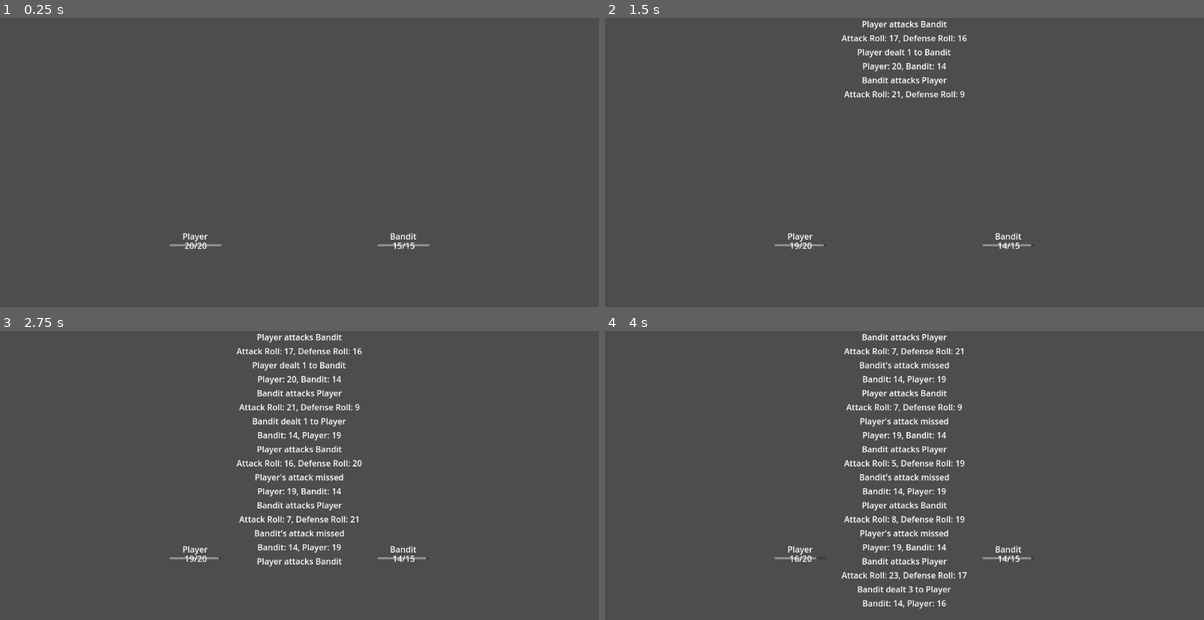
Above: before the commit, frames 1-4 (two rows, left to right).
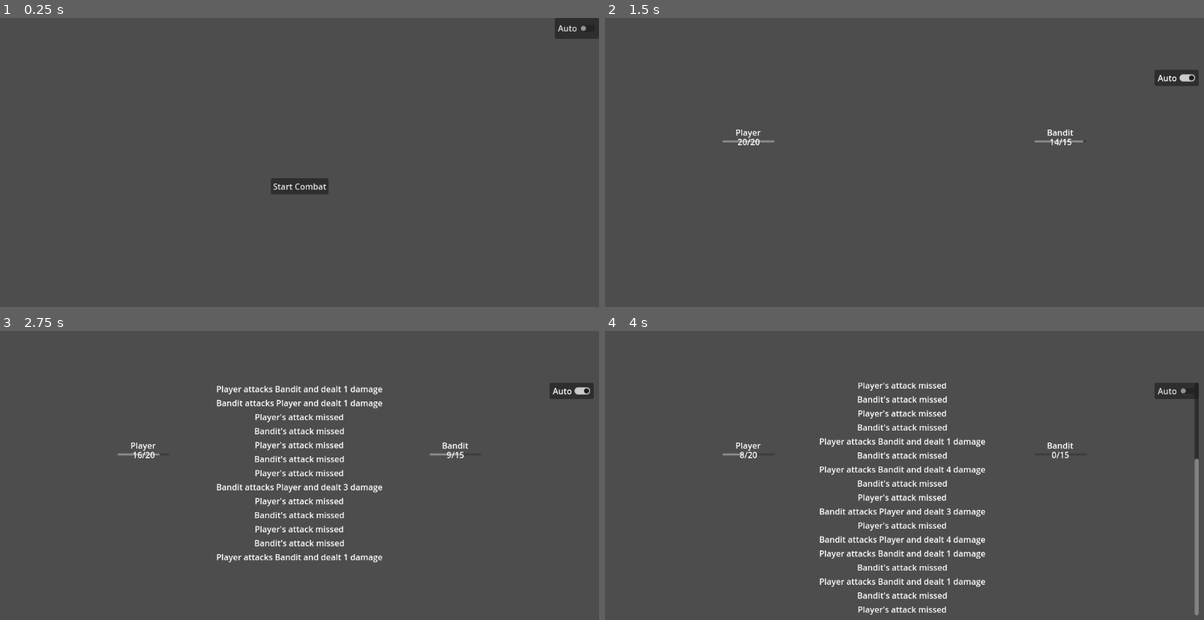
Above: after the commit, the same moments.

Repository: mabanana/sloth
Game: Godot game, scene res://main.tscn
Same seed, same stepped clock (60 frames per second), same inputs: the game is played once before the commit and once after it.
Inputs (mouse positions are in pixels of both pictures, inside the frame that each line leads up to):
- Up to frame 1 (0.25 s): no input
- Up to frame 2 (1.5 s): click (1180, 29) at 0.5 s, where only the run after the commit has a clickable "Auto"; click (904, 185) at 1.25 s, where only the run after the commit has a clickable "Start Combat"
- Up to frame 3 (2.75 s): tap Enter at 2 s; move the mouse to (431, 481) at 2.02 s; hold D from 2.03 s (still down); tap Shift at 2.1 s; click (431, 481) at 2.17 s; tap Space at 2.27 s
- Up to frame 4 (4 s): move the mouse to (784, 515) at 2.77 s; release D at 2.78 s; hold S 2.78-3.53 s; tap Ctrl at 2.85 s; click (784, 515) at 2.92 s; tap Space at 3.02 s; move the mouse to (964, 426) at 3.52 s; hold D from 3.53 s (still down); tap E at 3.6 s; click (964, 426) at 3.67 s

The runs differ from the first frame. In frame 1, 1.3% of the frame differs, in the area x 28-100%, y 0-81%; in frame 2, 2.1%; in frame 3, 6.5%; in frame 4, 9.0%, in the area x 19-100%, y 1-99%.

Commit message:
Add main screen and auto battle

Diff:
--- a/Combat/combat_scene.gd
+++ b/Combat/combat_scene.gd
@@ -10,35 +10,45 @@
 var player_turn
 var combat_ended
 var outcome
+var auto_progress
 
-const scroll_speed = 0.08
+@onready var auto_toggle: CheckButton = %CheckButton
+@onready var combat_log_container: VBoxContainer = %VBoxContainer
+
+const scroll_speed = 0.1
 
 enum Outcome {
 	win,
-	lose,
-	tie,
-	run,
-	none,
+	loss,
+	unresolved,
 }
 
 # Called when the node enters the scene tree for the first time.
 func _ready():
 	player_turn = true
 	combat_ended = false
-	outcome = Outcome.none
+	auto_progress = false
+	outcome = Outcome.unresolved
 	main = get_parent()
 	init_test()
 	start_combat_log_timer(scroll_speed)
-
+	auto_toggle.toggled.connect(func(toggled_on):
+		auto_progress = toggled_on
+		auto_toggle.release_focus()
+	)
+	timer.timeout.connect(func():
+		if auto_progress:
+			progress_turn()
+	)
 
 func init_test():
 	add_character(CombatCharacter.new("Player", load("res://Combat/char_resources/player.tres")))
 	add_character(CombatCharacter.new("Bandit", load("res://Combat/char_resources/generic_human.tres")))
-	character_sprites[2].position = Vector2(200,100)
-	character_sprites[1].position = Vector2(-200,100)
+	character_sprites[2].position = Vector2(300, -100)
+	character_sprites[1].position = Vector2(-300, -100)
 	characters[2].enemy = true
 
-func _input(event):
+func _unhandled_input(event):
 	var result: Dictionary = main.input_handler.handle_input(event)
 	if result and result.context == InputHandler.Context.key_pressed or result.context == InputHandler.Context.mouse_pressed:
 		match result["action"]:
@@ -53,7 +63,6 @@
 		combat_log("%s is dead and cannot attack" % [dealer.name])
 		return
 
-	combat_log("%s attacks %s" % [dealer.name, target.name])
 	var attack_roll = dealer.attack_roll()
 	var damage_roll = dealer.damage_roll()
 
@@ -62,16 +71,15 @@
 		combat_log("%s dealt %s to %s" % [dealer.name, damage_roll, target.name])
 	else:
 		var defense_roll = target.defense_roll()
-		combat_log("Attack Roll: %s, Defense Roll: %s" % [attack_roll, defense_roll])
+
 		if attack_roll > defense_roll:
 			target.take_damage(damage_roll)
-			combat_log("%s dealt %s to %s" % [dealer.name, damage_roll, target.name])
+			combat_log("%s attacks %s and dealt %s damage" % [dealer.name, target.name, damage_roll])
 		else:
 			combat_log("%s's attack missed" % [dealer.name])
 		if target.hp <= 0:
 			combat_log("%s has died" % [target.name])
 			target.alive = false
-	combat_log("%s: %s, %s: %s" % [dealer.name, dealer.hp, target.name, target.hp])
 	dealer_sprite.update()
 	target_sprite.update()
 
@@ -91,9 +99,11 @@
 		var label = Label.new()
 		label.text = text
 		label.horizontal_alignment = HORIZONTAL_ALIGNMENT_CENTER
-		%VBoxContainer.add_child(label)
-		if %VBoxContainer.get_child_count() > 20:
-			%VBoxContainer.get_child(0).queue_free()
+		combat_log_container.add_child(label)
+		await get_tree().process_frame
+		combat_log_container.get_parent().ensure_control_visible(label)
+		if combat_log_container.get_child_count() > 30:
+			combat_log_container.get_child(0).queue_free()
 
 func add_character(character):
 	characters[id_counter] = character
@@ -121,11 +131,13 @@
 		outcome = Outcome.win
 		combat_ended = true
 	elif !player_alive and enemy_alive:
-		outcome = Outcome.lose
+		outcome = Outcome.loss
 		combat_ended = true
 
 func progress_turn():
 	if combat_ended:
+		main.main_menu.show()
+		main.conclude_combat(outcome)
 		queue_free()
 
 	var player_char_list = []
@@ -136,7 +148,7 @@
 				enemy_char_list.append(char.id)
 			else:
 				player_char_list.append(char.id)
-
+	# TODO add targeting system, currently just attacking first on list
 	if player_turn:
 		for id in player_char_list:
 			var dealer: CombatCharacter = characters[id]
@@ -149,5 +161,13 @@
 			handle_attack(dealer, target)
 	check_win()
 	if combat_ended:
-		combat_log("Combat ended in %s.\nClick to continue..." % [Outcome.keys()[outcome]])
+		match Outcome:
+			Outcome.win:
+				combat_log("You Won!")
+			Outcome.loss:
+				combat_log("You Lost.")
+			Outcome.unresolved:
+				combat_log("This isn't over.")
+		combat_log("Click to continue...")
+		auto_toggle.button_pressed = false
 	player_turn = !player_turn
--- a/Combat/scene.tscn
+++ b/Combat/scene.tscn
@@ -14,16 +14,44 @@
 anchor_bottom = 1.0
 grow_horizontal = 2
 grow_vertical = 2
+mouse_filter = 2
 
-[node name="VBoxContainer" type="VBoxContainer" parent="CanvasLayer/Control"]
+[node name="MarginContainer" type="MarginContainer" parent="CanvasLayer/Control"]
+clip_contents = true
+layout_mode = 1
+anchors_preset = 15
+anchor_right = 1.0
+anchor_bottom = 1.0
+grow_horizontal = 2
+grow_vertical = 2
+mouse_filter = 2
+theme_override_constants/margin_left = 10
+theme_override_constants/margin_top = 100
+theme_override_constants/margin_right = 10
+theme_override_constants/margin_bottom = 100
+
+[node name="ScrollContainer" type="ScrollContainer" parent="CanvasLayer/Control/MarginContainer"]
+layout_mode = 2
+mouse_filter = 2
+follow_focus = true
+horizontal_scroll_mode = 0
+
+[node name="VBoxContainer" type="VBoxContainer" parent="CanvasLayer/Control/MarginContainer/ScrollContainer"]
 unique_name_in_owner = true
-layout_mode = 1
-anchors_preset = 5
-anchor_left = 0.5
-anchor_right = 0.5
-offset_left = -20.0
-offset_right = 20.0
-offset_bottom = 40.0
-grow_horizontal = 2
+clip_contents = true
+layout_mode = 2
+size_flags_horizontal = 3
+size_flags_vertical = 3
+mouse_filter = 2
+
+[node name="PanelContainer" type="PanelContainer" parent="CanvasLayer/Control/MarginContainer"]
+layout_mode = 2
+size_flags_horizontal = 8
+size_flags_vertical = 0
+
+[node name="CheckButton" type="CheckButton" parent="CanvasLayer/Control/MarginContainer/PanelContainer"]
+unique_name_in_owner = true
+layout_mode = 2
+text = "Auto"
 
 [node name="Camera2D" type="Camera2D" parent="."]
--- a/main.gd
+++ b/main.gd
@@ -3,14 +3,31 @@
 
 var input_handler: InputHandler = InputHandler.new()
 var current_scene: Node2D
+var main_menu: Control
+var wins = 0
+var losses = 0
 
 # Called when the node enters the scene tree for the first time.
 func _ready():
-	current_scene = load("res://Combat/scene.tscn").instantiate()
-	add_child(current_scene)
-
-
+	main_menu = %Control
+	%Start_Combat.pressed.connect(start_combat)
 
 # Called every frame. 'delta' is the elapsed time since the previous frame.
 func _process(delta):
 	pass
+
+func start_combat():
+	main_menu.hide()
+	current_scene = load("res://Combat/scene.tscn").instantiate()
+	add_child(current_scene)
+	if %CheckButton.button_pressed:
+		current_scene.auto_toggle.button_pressed = true
+
+func conclude_combat(outcome):
+	if outcome == CombatScene.Outcome.win:
+		wins += 1
+	elif outcome == CombatScene.Outcome.loss:
+		losses += 1
+	elif outcome == CombatScene.Outcome.unresolved:
+		print("unresolved combat")
+	%WinLoss.text = str(wins) + "/" + str(losses)
--- a/main.tscn
+++ b/main.tscn
@@ -4,3 +4,50 @@
 
 [node name="Main" type="Node2D"]
 script = ExtResource("1_5bseh")
+
+[node name="CanvasLayer" type="CanvasLayer" parent="."]
+
+[node name="Control" type="Control" parent="CanvasLayer"]
+unique_name_in_owner = true
+layout_mode = 3
+anchors_preset = 15
+anchor_right = 1.0
+anchor_bottom = 1.0
+grow_horizontal = 2
+grow_vertical = 2
+
+[node name="Start_Combat" type="Button" parent="CanvasLayer/Control"]
+unique_name_in_owner = true
+layout_mode = 1
+anchors_preset = 8
+anchor_left = 0.5
+anchor_top = 0.5
+anchor_right = 0.5
+anchor_bottom = 0.5
+offset_left = -55.5
+offset_top = -15.5
+offset_right = 55.5
+offset_bottom = 15.5
+grow_horizontal = 2
+grow_vertical = 2
+text = "Start Combat"
+
+[node name="WinLoss" type="Label" parent="CanvasLayer/Control"]
+unique_name_in_owner = true
+layout_mode = 0
+offset_right = 40.0
+offset_bottom = 23.0
+
+[node name="PanelContainer" type="PanelContainer" parent="CanvasLayer/Control"]
+layout_mode = 1
+anchors_preset = 1
+anchor_left = 1.0
+anchor_right = 1.0
+offset_left = -85.0
+offset_bottom = 40.0
+grow_horizontal = 0
+
+[node name="CheckButton" type="CheckButton" parent="CanvasLayer/Control/PanelContainer"]
+unique_name_in_owner = true
+layout_mode = 2
+text = "Auto"
